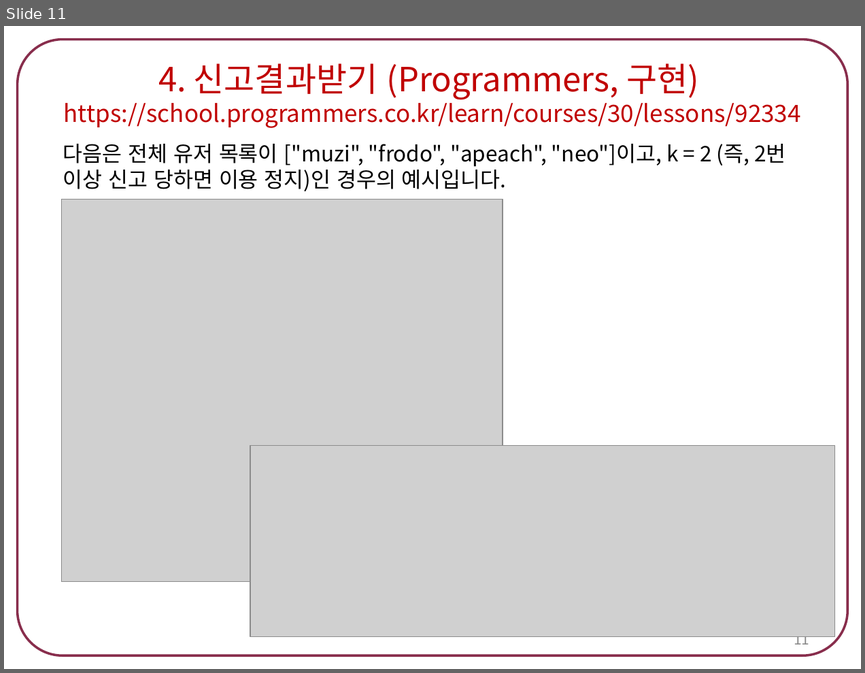
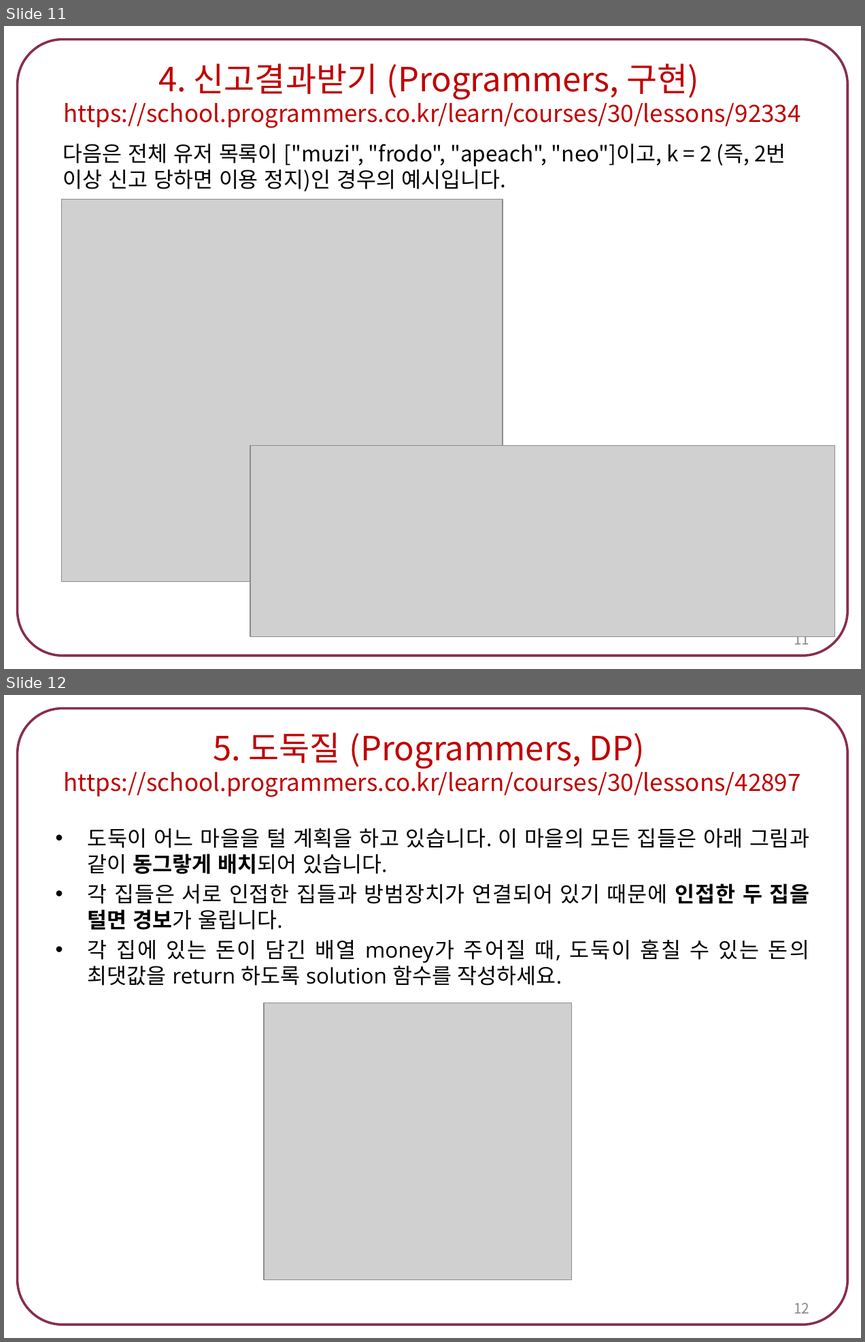
Before and after one commit to tlsdn0403/4-1, a slide deck: 스크립트언어/숙제6. 다이나믹 프로그래밍.pptx. Shown one above the other, each under a label of ours: slide 11 before the commit, slides 11 and 12 after it. The pictures are 865x673 and 865x1342 pixels, drawn with LibreOffice and Linux fonts; fonts in the diff are those of the drawing; grey boxes stand for pictures. Boxes give left, top, right and bottom in pixels: in the first picture for what was removed or moved away, otherwise in the second. Text is boxed around its words. In the diff, an @@ line names an element or a change of style, - is before the commit and + after.

```diff
--- a/스크립트언어/숙제6. 다이나믹 프로그래밍.pptx
+++ b/스크립트언어/숙제6. 다이나믹 프로그래밍.pptx
@@ slide 12 added at (4,695,861,1338), background #FFFFFF; not listed: 1 template element that a slide beside it also shows @@
@@ title added at (63,732,801,797), 20 pt, text #C00000 @@
+5. 도둑질 (Programmers, DP)
+https://school.programmers.co.kr/learn/courses/30/lessons/42897
@@ text added at (88,828,810,985), 18 pt, text #000000 @@
+• 도둑이 어느 마을을 털 계획을 하고 있습니다. 이 마을의 모든 집들은 아래 그림과 같이 동그랗게 배치되어 있습니다.
+• 각 집들은 서로 인접한 집들과 방범장치가 연결되어 있기 때문에 인접한 두 집을 털면 경보가 울립니다.
+• 각 집에 있는 돈이 담긴 배열 money가 주어질 때, 도둑이 훔칠 수 있는 돈의 최댓값을 return 하도록 solution 함수를 작성하세요.
@@ picture added at (264,1002,571,1279) @@
@@ page number added at (793,1302,809,1313), 12 pt, text #898989 @@
+12
```
Also in this commit, not shown: 4 slides changed, 1 other slide added, 19 other files.
